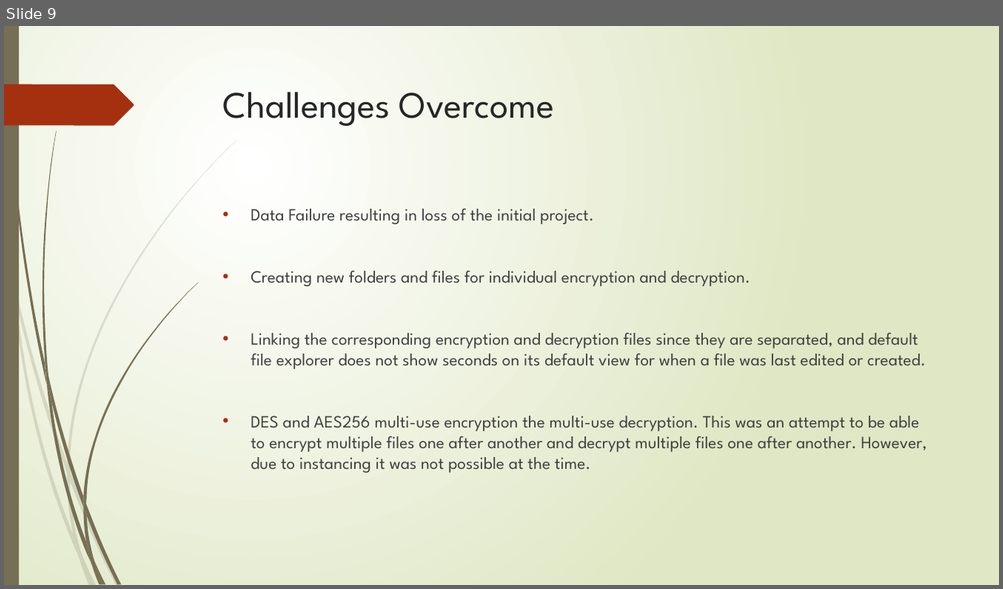
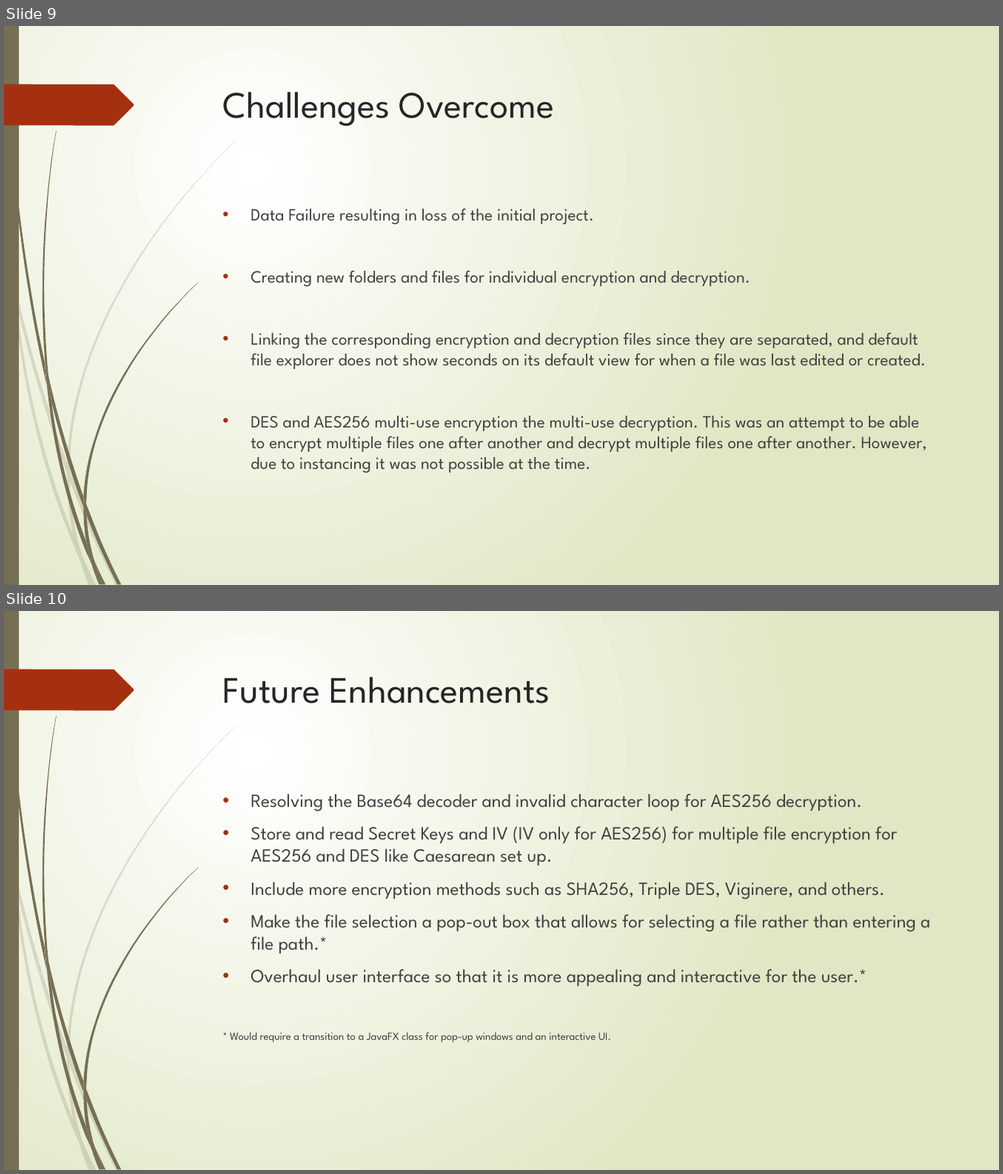
Before and after one commit to trevorabel/trevorabel.github.io, a slide deck: Senior Project Defense Slides.pptx. Shown one above the other, each under a label of ours: slide 9 before the commit, slides 9 and 10 after it. The pictures are 1003x589 and 1003x1174 pixels, drawn with LibreOffice and Linux fonts; fonts in the diff are those of the drawing. Boxes give left, top, right and bottom in pixels: in the first picture for what was removed or moved away, otherwise in the second. Text is boxed around its words. In the diff, an @@ line names an element or a change of style, - is before the commit and + after.

```diff
--- a/Senior Project Defense Slides.pptx
+++ b/Senior Project Defense Slides.pptx
@@ slide 10 added at (x1=4, y1=611, x2=999, y2=1170), background gradient #FFFFFF to #DFE8C4; not listed: 24 template elements that a slide beside it also shows @@
@@ title added at (x1=223, y1=677, x2=549, y2=703), 36 pt, text #262626 @@
+Future Enhancements
@@ text added at (x1=230, y1=794, x2=930, y2=1042), 18 pt, text #404040 @@
+• Resolving the Base64 decoder and invalid character loop for AES256 decryption.
+• Store and read Secret Keys and IV (IV only for AES256) for multiple file encryption for AES256 and DES like Caesarean set up.
+• Include more encryption methods such as SHA256, Triple DES, Viginere, and others.
+• Make the file selection a pop-out box that allows for selecting a file rather than entering a file path.*
+• Overhaul user interface so that it is more appealing and interactive for the user.*
+* Would require a transition to a JavaFX class for pop-up windows and an interactive UI.
```
Also in this commit, not shown: 2 slides changed, 1 other slide added, 2 slides removed.
